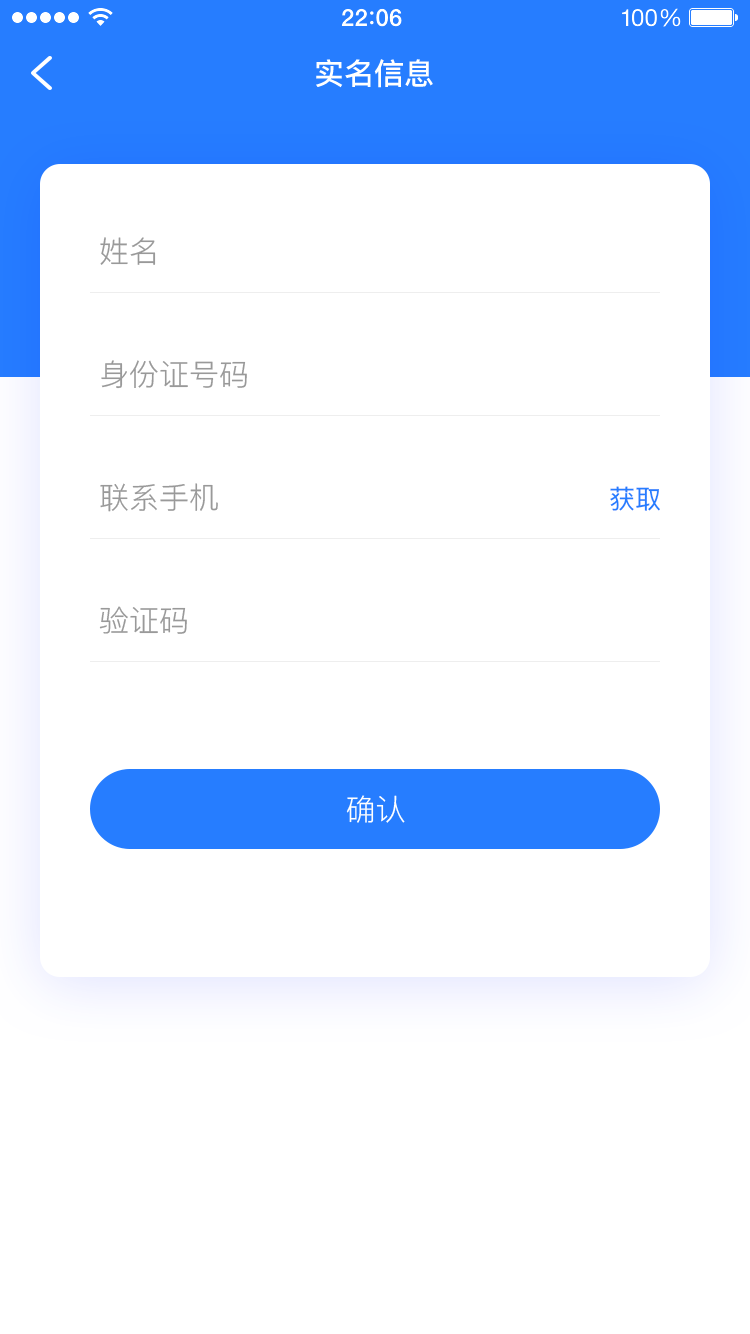
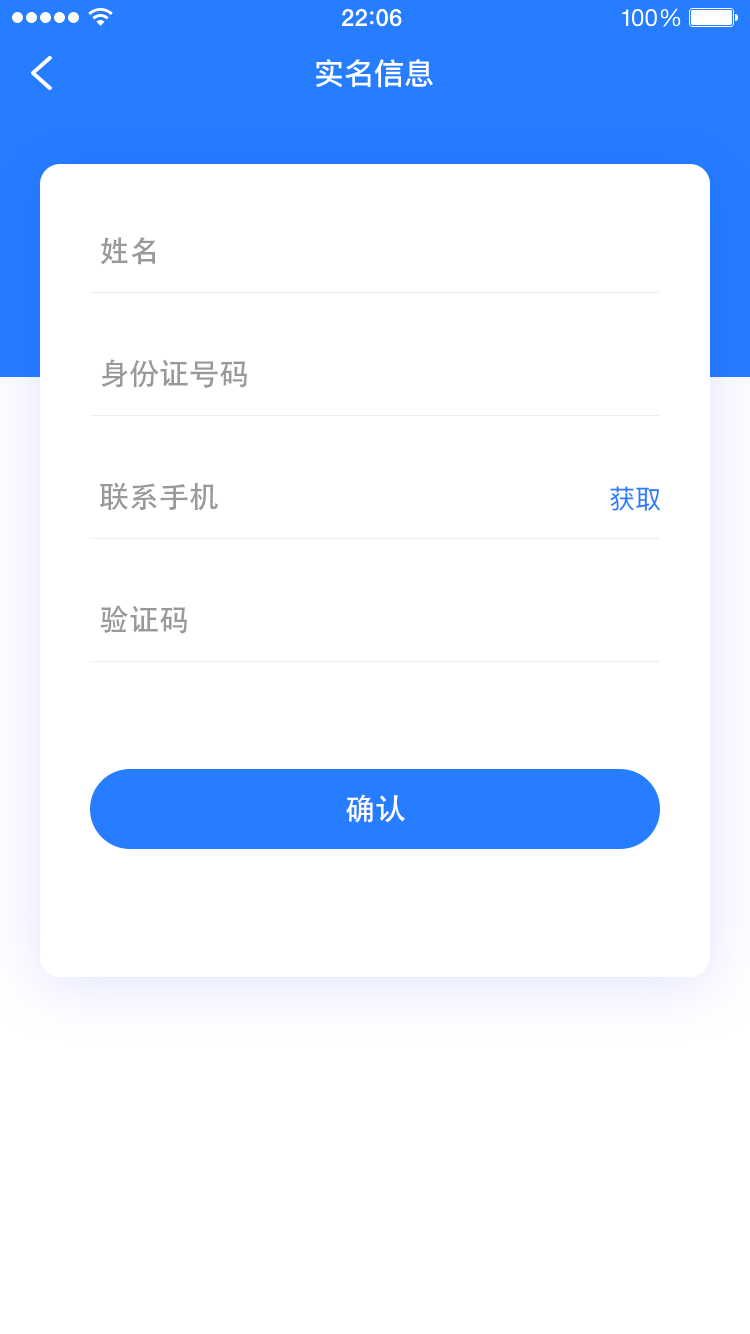
Layer changes from the first 750 × 1334 image to the second:
painted on "确认" over [346, 794, 405, 823]
painted on "验证码" over [99, 605, 187, 634]
painted on "联系手机" over [100, 482, 218, 512]
painted on "身份证号码" over [101, 359, 247, 389]
painted on "姓名" (2nd of 2, in "输入线" › "姓名") over [100, 237, 156, 265]
